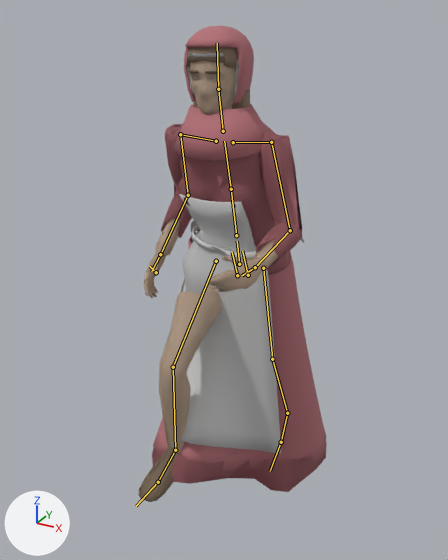
The glTF model assets/person_female.glb, before and after one commit.
Rendered twice from a 50 mm lens placed at (0.917, -1.764, 1.707), pointed at (-0.029, -0.045, 0.847). Lighting does not change. The marker at lower left points along +X, +Y and +Z. The first picture is the older version. Both versions are drawn at frame 6 of the action 'run'; the numbers are the values there. The bones that bend it are drawn over the model as lines.

The first picture shows 'arch_crone', 'arch_maid', 'arch_woman', 'hair_bun', 'hair_long', 'hair_short', 'hood', 'scarf'.
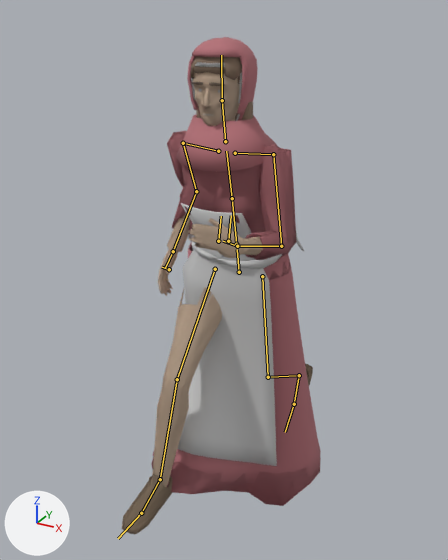
Pixel boxes (x1, y1, x2, y2) of what changed, in the pictures (448 x 560 px):
'arch_woman', posed
    before: (138, 61, 327, 502)
    after: (122, 72, 321, 534)
'arch_maid', posed
    before: (179, 194, 281, 454)
    after: (177, 203, 282, 466)
'arch_crone', posed
    before: (153, 221, 326, 470)
    after: (122, 231, 321, 526)
'hood', posed
    before: (174, 25, 274, 160)
    after: (176, 37, 277, 172)
'hair_long', posed
    before: (186, 47, 250, 109)
    after: (191, 56, 253, 121)
'hair_bun', posed (mostly hidden)
    before: (188, 60, 236, 72)
    after: (192, 70, 240, 84)
bone 'hips', root to tip
    before: (239, 264) to (237, 241)
    after: (239, 272) to (237, 249)
bone 'spine', root to tip
    before: (236, 235) to (231, 189)
    after: (236, 244) to (232, 198)
bone 'chest', root to tip
    before: (231, 189) to (224, 141)
    after: (232, 198) to (226, 151)
bone 'upperarm.L', root to tip
    before: (271, 142) to (290, 230)
    after: (273, 154) to (281, 246)
bone 'forearm.L', root to tip
    before: (290, 230) to (255, 267)
    after: (281, 246) to (237, 246)
bone 'upperarm.R', root to tip
    before: (180, 134) to (188, 195)
    after: (183, 143) to (196, 191)
bone 'thigh.L', root to tip
    before: (263, 268) to (272, 359)
    after: (262, 276) to (268, 377)
bone 'shin.L', root to tip
    before: (272, 359) to (287, 413)
    after: (268, 377) to (299, 375)
bone 'foot.L', root to tip
    before: (287, 413) to (281, 442)
    after: (299, 375) to (294, 404)
bone 'thigh.R', root to tip
    before: (216, 261) to (173, 367)
    after: (215, 269) to (177, 379)
bone 'shin.R', root to tip
    before: (173, 367) to (175, 450)
    after: (177, 379) to (160, 479)
bone 'foot.R', root to tip
    before: (175, 450) to (158, 482)
    after: (160, 479) to (141, 513)

The edits, one by one:
Bone 'hips' (bone_hips) moves from (0.007, -0.01, 0.0) to (0.003, -0.041, 0.0).
Bone 'hips' (bone_hips) turns from (10, 2, 2) to (10, 5, 1) degrees about its own x, y and z.
Bone 'spine' (bone_spine) turns from (2, -1, 0) to (2, -2, 0) degrees about its own x, y and z.
Bone 'chest' (bone_chest) turns from (2, -2, 0) to (2, -4, 0) degrees about its own x, y and z.
Bone 'upperarm.L' (bone_upperarm_l) turns from (-13, 0, -8) to (-24, 0, -8) degrees about its own x, y and z.
Bone 'forearm.L' (bone_forearm_l) turns from (-81, 0, 0) to (-97, 0, 0) degrees about its own x, y and z.
Bone 'upperarm.R' (bone_upperarm_r) turns from (13, 0, 8) to (24, 0, 8) degrees about its own x, y and z.
Bone 'thigh.L' (bone_thigh_l) turns from (5, -1, 1) to (-4, 1, -1) degrees about its own x, y and z.
Bone 'shin.L' (bone_shin_l) turns from (9, 0, 0) to (52, 0, 0) degrees about its own x, y and z.
Bone 'foot.L' (bone_foot_l) turns from (10, 2, 3) to (-15, 4, 3) degrees about its own x, y and z.
Bone 'thigh.R' (bone_thigh_r) turns from (-64, -6, 7) to (-60, -8, 10) degrees about its own x, y and z.
Bone 'shin.R' (bone_shin_r) turns from (61, 0, 0) to (41, 0, 0) degrees about its own x, y and z.
Bone 'foot.R' (bone_foot_r) turns from (-9, 9, 4) to (6, 13, 10) degrees about its own x, y and z.
